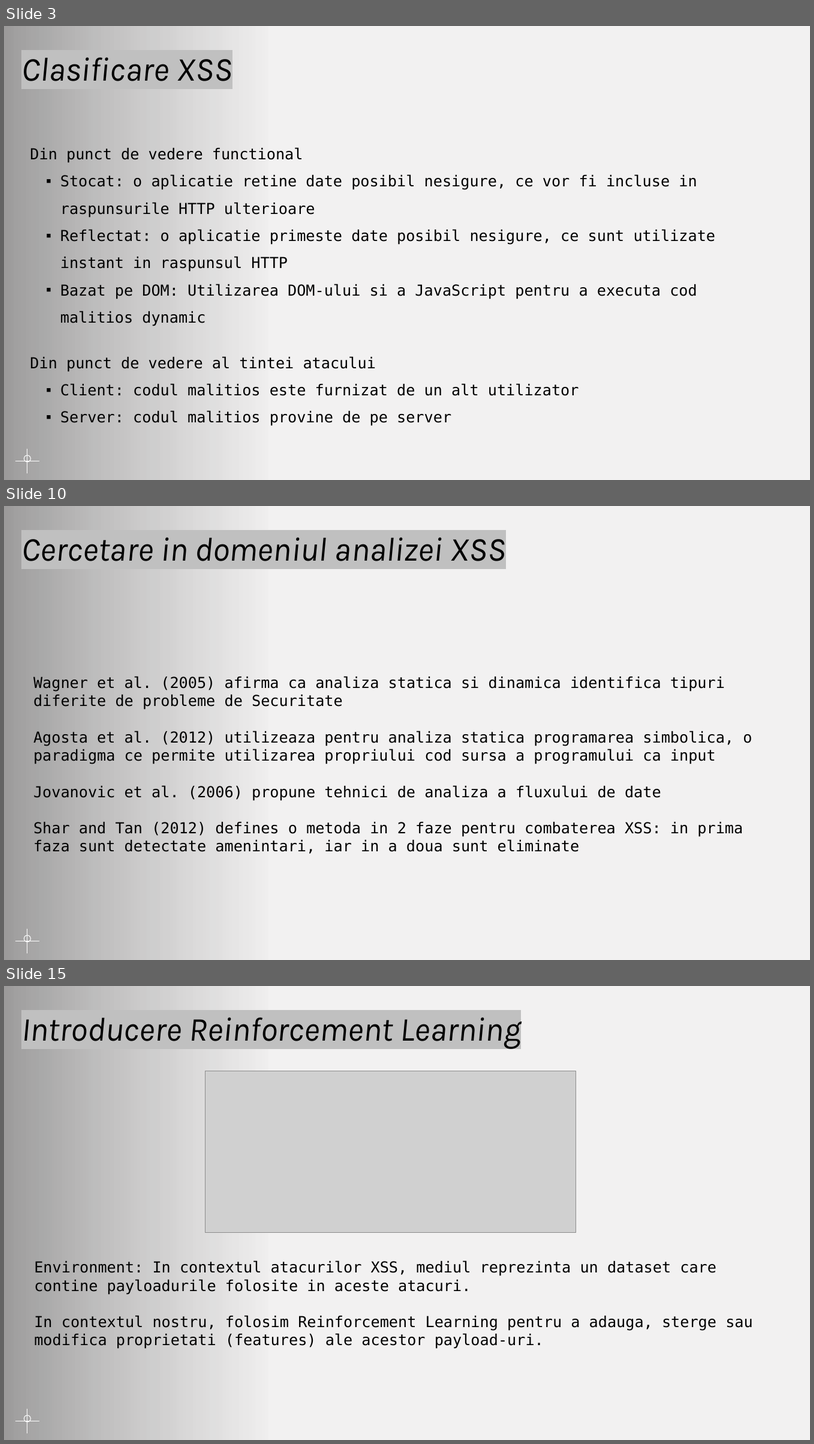
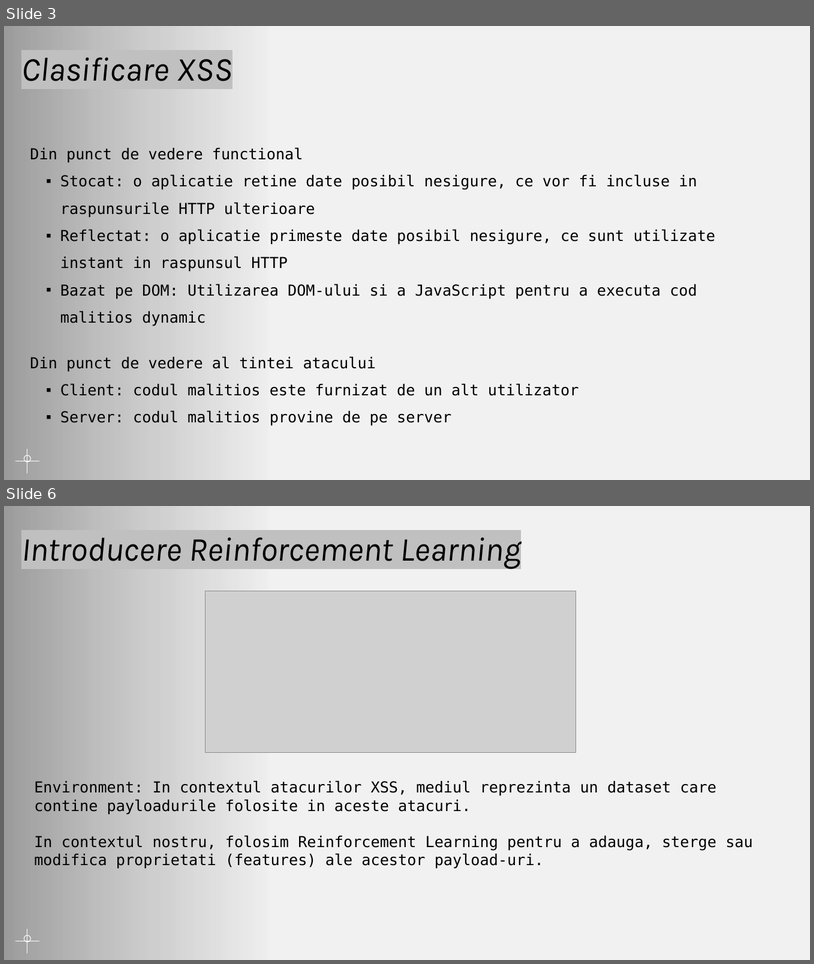
Before and after one commit to AntonioN09/ProiectTSS, a slide deck: Proiect_TSS.pptx. Shown one above the other, each under a label of ours: slides 3, 10 and 15 before the commit, slides 3 and 6 after it; the slides between them are not shown. The pictures are 814x1444 and 814x964 pixels, drawn with LibreOffice and Linux fonts; fonts in the diff are those of the drawing; grey boxes stand for pictures; background and template pictures are left out. Boxes give left, top, right and bottom in pixels: in the first picture for what was removed or moved away, otherwise in the second. Text is boxed around its words. In the diff, an @@ line names an element or a change of style, - is before the commit and + after.

```diff
--- a/Proiect_TSS.pptx
+++ b/Proiect_TSS.pptx
@@ slide 10 removed at (4, 506, 810, 960), background picture (left out) @@
@@ rectangle removed at (4, 506, 270, 960) @@
@@ title removed at (21, 537, 506, 561) @@
-Cercetare in domeniul analizei XSS
@@ text removed at (33, 676, 752, 853) @@
-Wagner et al. (2005) afirma ca analiza statica si dinamica identifica tipuri diferite de probleme de Securitate
-Agosta et al. (2012) utilizeaza pentru analiza statica programarea simbolica, o paradigma ce permite utilizarea propriului cod sursa a programului ca input
-Jovanovic et al. (2006) propune tehnici de analiza a fluxului de date
-Shar and Tan (2012) defines o metoda in 2 faze pentru combaterea XSS: in prima faza sunt detectate amenintari, iar in a doua sunt eliminate
@@ ellipse removed at (24, 935, 30, 942) @@
@@ line removed from (27, 953) to (27, 929) @@
@@ line removed from (15, 941) to (39, 941) @@
@@ what was slide 15 is now slide 6 @@
```
Also in this commit, not shown: 2 slides changed, 8 other slides removed.
